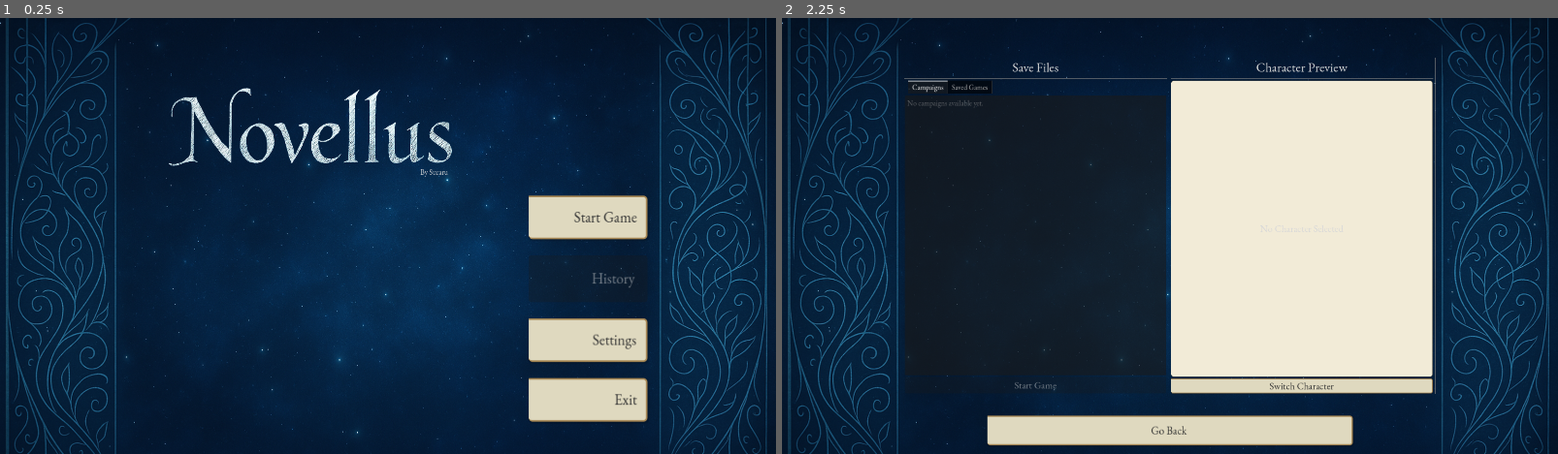
Above: before the commit, frames 1-2 (left to right).
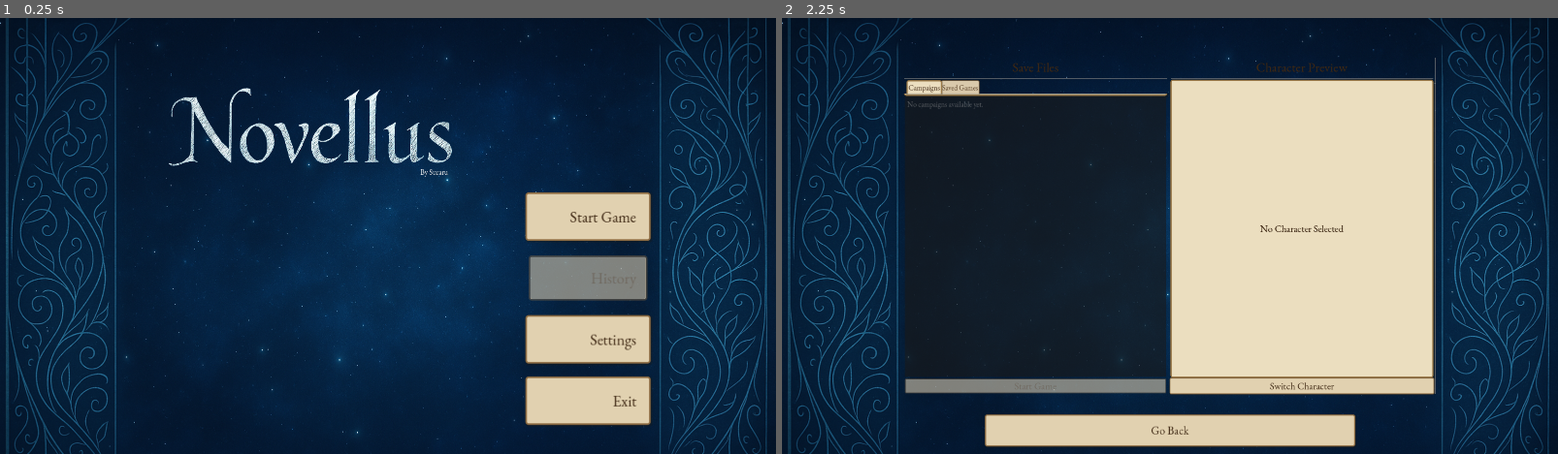
Above: after the commit, the same moments.

Repository: Suraru/Novellus
Game: Godot game, scene res://scenes/mainmenu/MainMenu.tscn
Same seed, same stepped clock (60 frames per second), same inputs: the game is played once before the commit and once after it.
Inputs:
- Up to frame 1 (0.25 s): no input
- Up to frame 2 (2.25 s): click "Start Game" at 0.5 s; click "Go Back" at 1.25 s; click "Start Game" at 2 s

The runs differ from the first frame. In frame 1, 3.1% of the frame differs, in the area x 54-84%, y 34-94%; in frame 2, 3.7%, in the area x 15-85%, y 10-99%.

Commit message:
Fixed theme

Diff:
--- a/assets/NovellusTheme.tres
+++ b/assets/NovellusTheme.tres
@@ -1,69 +1,280 @@
-[gd_resource type="Theme" load_steps=6 format=3 uid="uid://5mes334cago3"]
+[gd_resource type="Theme" load_steps=16 format=3 uid="uid://5mes334cago3"]
 
 [ext_resource type="FontFile" uid="uid://dmc53xp5sukvl" path="res://assets/EBGaramond-VariableFont_wght.ttf" id="EBGaramond-VariableFont_wght"]
 
+[sub_resource type="StyleBoxFlat" id="paper_button_disabled"]
+bg_color = Color(0.83, 0.78, 0.68, 0.6)
+border_width_left = 2
+border_width_top = 2
+border_width_right = 2
+border_width_bottom = 2
+border_color = Color(0.55, 0.42, 0.26, 0.4)
+corner_radius_top_left = 3
+corner_radius_top_right = 3
+corner_radius_bottom_right = 3
+corner_radius_bottom_left = 3
+
 [sub_resource type="StyleBoxFlat" id="paper_button_hover"]
-bg_color = Color(0.92157, 0.8902, 0.8, 1)
-border_width_top = 2
-border_width_right = 2
-border_width_bottom = 2
-border_color = Color(0.5, 0.4, 0.25, 1)
+bg_color = Color(0.93, 0.88, 0.76, 1)
+border_width_left = 2
+border_width_top = 2
+border_width_right = 2
+border_width_bottom = 2
+border_color = Color(0.65, 0.5, 0.3, 1)
+corner_radius_top_left = 3
+corner_radius_top_right = 3
+corner_radius_bottom_right = 3
+corner_radius_bottom_left = 3
+expand_margin_left = 4.0
+expand_margin_top = 2.0
+expand_margin_right = 4.0
+expand_margin_bottom = 2.0
+shadow_color = Color(0.12, 0.09, 0.04, 0.35)
+shadow_size = 3
+shadow_offset = Vector2(1, 1)
+
+[sub_resource type="StyleBoxFlat" id="paper_button_normal"]
+bg_color = Color(0.88, 0.82, 0.69, 1)
+border_width_left = 2
+border_width_top = 2
+border_width_right = 2
+border_width_bottom = 2
+border_color = Color(0.55, 0.42, 0.26, 1)
+corner_radius_top_left = 3
+corner_radius_top_right = 3
+corner_radius_bottom_right = 3
+corner_radius_bottom_left = 3
+expand_margin_left = 4.0
+expand_margin_top = 2.0
+expand_margin_right = 4.0
+expand_margin_bottom = 2.0
+shadow_color = Color(0.12, 0.09, 0.04, 0.3)
+shadow_size = 2
+shadow_offset = Vector2(1, 1)
+
+[sub_resource type="StyleBoxFlat" id="paper_button_pressed"]
+bg_color = Color(0.8, 0.75, 0.63, 1)
+border_width_left = 2
+border_width_top = 2
+border_width_right = 2
+border_width_bottom = 2
+border_color = Color(0.45, 0.32, 0.18, 1)
+corner_radius_top_left = 3
+corner_radius_top_right = 3
+corner_radius_bottom_right = 3
+corner_radius_bottom_left = 3
+expand_margin_left = 2.0
+expand_margin_top = 1.0
+expand_margin_right = 2.0
+expand_margin_bottom = 1.0
+shadow_color = Color(0.12, 0.09, 0.04, 0.2)
+shadow_size = 1
+
+[sub_resource type="StyleBoxFlat" id="scrollbar_grabber"]
+bg_color = Color(0.58, 0.45, 0.27, 0.85)
+corner_radius_top_left = 3
+corner_radius_top_right = 3
+corner_radius_bottom_right = 3
+corner_radius_bottom_left = 3
+
+[sub_resource type="StyleBoxFlat" id="scrollbar_background"]
+bg_color = Color(0.85, 0.79, 0.67, 0.5)
+corner_radius_top_left = 3
+corner_radius_top_right = 3
+corner_radius_bottom_right = 3
+corner_radius_bottom_left = 3
+
+[sub_resource type="StyleBoxFlat" id="line_edit_focus"]
+bg_color = Color(0.98, 0.95, 0.88, 1)
+border_width_left = 2
+border_width_top = 2
+border_width_right = 2
+border_width_bottom = 2
+border_color = Color(0.65, 0.5, 0.3, 1)
 corner_radius_top_left = 4
 corner_radius_top_right = 4
 corner_radius_bottom_right = 4
 corner_radius_bottom_left = 4
-shadow_color = Color(0, 0, 0, 0.3)
-shadow_size = 3
-shadow_offset = Vector2(1, 1)
-
-[sub_resource type="StyleBoxFlat" id="paper_button_normal"]
-bg_color = Color(0.87451, 0.85098, 0.74902, 1)
-border_width_top = 2
-border_width_right = 2
-border_width_bottom = 2
-border_color = Color(0.65098, 0.52549, 0.32549, 1)
+shadow_color = Color(0.12, 0.09, 0.04, 0.3)
+shadow_size = 2
+shadow_offset = Vector2(1, 1)
+
+[sub_resource type="StyleBoxFlat" id="line_edit_normal"]
+bg_color = Color(0.95, 0.91, 0.82, 1)
+border_width_left = 2
+border_width_top = 2
+border_width_right = 2
+border_width_bottom = 2
+border_color = Color(0.58, 0.45, 0.27, 0.85)
+corner_radius_top_left = 4
 corner_radius_top_right = 4
 corner_radius_bottom_right = 4
 corner_radius_bottom_left = 4
-shadow_color = Color(0, 0, 0, 0.2)
-shadow_size = 2
-shadow_offset = Vector2(1, 1)
-
-[sub_resource type="StyleBoxFlat" id="paper_button_pressed"]
-bg_color = Color(0.82353, 0.79608, 0.69804, 1)
-border_width_top = 2
-border_width_right = 2
-border_width_bottom = 2
-border_color = Color(0.4, 0.31373, 0.2, 1)
+shadow_color = Color(0.12, 0.09, 0.04, 0.2)
+shadow_size = 1
+shadow_offset = Vector2(1, 1)
+
+[sub_resource type="StyleBoxFlat" id="paper_panel"]
+bg_color = Color(0.92, 0.87, 0.75, 1)
+border_width_left = 3
+border_width_top = 3
+border_width_right = 3
+border_width_bottom = 3
+border_color = Color(0.6, 0.47, 0.28, 1)
+corner_radius_top_left = 5
+corner_radius_top_right = 5
+corner_radius_bottom_right = 5
+corner_radius_bottom_left = 5
+expand_margin_left = 2.0
+expand_margin_top = 2.0
+expand_margin_right = 2.0
+expand_margin_bottom = 2.0
+shadow_color = Color(0.12, 0.09, 0.04, 0.4)
+shadow_size = 4
+shadow_offset = Vector2(2, 2)
+
+[sub_resource type="StyleBoxFlat" id="scroll_container"]
+bg_color = Color(0.92, 0.87, 0.75, 1)
+border_width_left = 2
+border_width_top = 2
+border_width_right = 2
+border_width_bottom = 2
+border_color = Color(0.58, 0.45, 0.27, 0.85)
 corner_radius_top_left = 4
 corner_radius_top_right = 4
 corner_radius_bottom_right = 4
 corner_radius_bottom_left = 4
-shadow_color = Color(0, 0, 0, 0.4)
+
+[sub_resource type="StyleBoxFlat" id="tab_panel"]
+bg_color = Color(0.92, 0.87, 0.75, 1)
+border_width_left = 3
+border_width_right = 3
+border_width_bottom = 3
+border_color = Color(0.6, 0.47, 0.28, 1)
+corner_radius_bottom_right = 5
+corner_radius_bottom_left = 5
+expand_margin_left = 2.0
+expand_margin_right = 2.0
+expand_margin_bottom = 2.0
+shadow_color = Color(0.12, 0.09, 0.04, 0.4)
+shadow_size = 4
+shadow_offset = Vector2(2, 2)
+
+[sub_resource type="StyleBoxFlat" id="tab_hover"]
+bg_color = Color(0.88, 0.83, 0.71, 1)
+border_width_left = 2
+border_width_top = 2
+border_width_right = 2
+border_color = Color(0.58, 0.45, 0.27, 0.85)
+corner_radius_top_left = 4
+corner_radius_top_right = 4
+expand_margin_left = 1.0
+expand_margin_top = 1.0
+expand_margin_right = 1.0
+shadow_color = Color(0.12, 0.09, 0.04, 0.2)
+shadow_size = 2
+shadow_offset = Vector2(1, 0)
+
+[sub_resource type="StyleBoxFlat" id="tab_selected"]
+bg_color = Color(0.92, 0.87, 0.75, 1)
+border_width_left = 3
+border_width_top = 3
+border_width_right = 3
+border_color = Color(0.6, 0.47, 0.28, 1)
+corner_radius_top_left = 5
+corner_radius_top_right = 5
+expand_margin_left = 2.0
+expand_margin_top = 1.0
+expand_margin_right = 2.0
+shadow_color = Color(0.12, 0.09, 0.04, 0.25)
+shadow_size = 2
+shadow_offset = Vector2(1, 0)
+
+[sub_resource type="StyleBoxFlat" id="tab_unselected"]
+bg_color = Color(0.85, 0.79, 0.67, 1)
+border_width_left = 2
+border_width_top = 2
+border_width_right = 2
+border_color = Color(0.55, 0.42, 0.26, 0.7)
+corner_radius_top_left = 4
+corner_radius_top_right = 4
+expand_margin_left = 1.0
+expand_margin_top = 1.0
+expand_margin_right = 1.0
+shadow_color = Color(0.12, 0.09, 0.04, 0.15)
 shadow_size = 1
-
-[sub_resource type="StyleBoxFlat" id="paper_panel"]
-bg_color = Color(0.94902, 0.92157, 0.84314, 1)
-border_width_top = 1
-border_width_right = 1
-border_width_bottom = 1
-border_color = Color(0.65098, 0.52549, 0.32549, 0.5)
-corner_radius_top_left = 6
-corner_radius_top_right = 6
-corner_radius_bottom_right = 6
-corner_radius_bottom_left = 6
+shadow_offset = Vector2(1, 0)
 
 [resource]
 default_font = ExtResource("EBGaramond-VariableFont_wght")
 default_font_size = 18
-Button/colors/font_color = Color(0.2, 0.2, 0.2, 1)
-Button/colors/font_hover_color = Color(0, 0, 0, 1)
-Button/colors/font_pressed_color = Color(0.1, 0.1, 0.1, 1)
+Button/colors/font_color = Color(0.25, 0.16, 0.08, 1)
+Button/colors/font_disabled_color = Color(0.4, 0.35, 0.3, 0.6)
+Button/colors/font_focus_color = Color(0.25, 0.16, 0.08, 1)
+Button/colors/font_hover_color = Color(0.15, 0.08, 0.02, 1)
+Button/colors/font_hover_pressed_color = Color(0.35, 0.25, 0.15, 1)
+Button/colors/font_pressed_color = Color(0.35, 0.25, 0.15, 1)
+Button/constants/h_separation = 8
+Button/constants/outline_size = 0
+Button/font_sizes/font_size = 19
+Button/styles/disabled = SubResource("paper_button_disabled")
+Button/styles/focus = SubResource("paper_button_hover")
 Button/styles/hover = SubResource("paper_button_hover")
 Button/styles/normal = SubResource("paper_button_normal")
 Button/styles/pressed = SubResource("paper_button_pressed")
-Label/colors/font_color = Color(0.847474, 0.847474, 0.847474, 1)
+FlatButton/base_type = &"Button"
+FlatButton/styles/disabled = SubResource("paper_button_disabled")
+FlatButton/styles/focus = SubResource("paper_button_hover")
+FlatButton/styles/hover = SubResource("paper_button_hover")
+FlatButton/styles/normal = SubResource("paper_button_normal")
+FlatButton/styles/pressed = SubResource("paper_button_pressed")
+HScrollBar/styles/grabber = SubResource("scrollbar_grabber")
+HScrollBar/styles/grabber_highlight = SubResource("scrollbar_grabber")
+HScrollBar/styles/grabber_pressed = SubResource("scrollbar_grabber")
+HScrollBar/styles/scroll = SubResource("scrollbar_background")
+HScrollBar/styles/scroll_focus = SubResource("scrollbar_background")
+Label/colors/font_color = Color(0.25, 0.16, 0.08, 1)
+Label/colors/font_shadow_color = Color(0.12, 0.09, 0.04, 0.3)
+Label/constants/line_spacing = 3
+Label/constants/shadow_offset_x = 1
+Label/constants/shadow_offset_y = 1
+Label/constants/shadow_outline_size = 0
 Label/font_sizes/font_size = 18
-LineEdit/colors/font_color = Color(0.2, 0.2, 0.2, 1)
-LineEdit/styles/normal = SubResource("paper_panel")
+LineEdit/colors/caret_color = Color(0.25, 0.16, 0.08, 1)
+LineEdit/colors/clear_button_color = Color(0.25, 0.16, 0.08, 0.8)
+LineEdit/colors/clear_button_color_pressed = Color(0.35, 0.25, 0.15, 1)
+LineEdit/colors/font_color = Color(0.25, 0.16, 0.08, 1)
+LineEdit/colors/font_placeholder_color = Color(0.4, 0.35, 0.3, 0.6)
+LineEdit/colors/font_selected_color = Color(0.25, 0.16, 0.08, 1)
+LineEdit/colors/selection_color = Color(0.58, 0.45, 0.27, 0.5)
+LineEdit/font_sizes/font_size = 18
+LineEdit/styles/focus = SubResource("line_edit_focus")
+LineEdit/styles/normal = SubResource("line_edit_normal")
+LineEdit/styles/read_only = SubResource("line_edit_normal")
+Panel/styles/panel = SubResource("paper_panel")
 PanelContainer/styles/panel = SubResource("paper_panel")
+ScrollContainer/styles/panel = SubResource("scroll_container")
+TabContainer/colors/font_hover_color = Color(0.2, 0.12, 0.05, 1)
+TabContainer/colors/font_selected_color = Color(0.25, 0.16, 0.08, 1)
+TabContainer/colors/font_unselected_color = Color(0.35, 0.25, 0.15, 1)
+TabContainer/constants/side_margin = 6
+TabContainer/font_sizes/font_size = 18
+TabContainer/styles/panel = SubResource("tab_panel")
+TabContainer/styles/tab_hovered = SubResource("tab_hover")
+TabContainer/styles/tab_selected = SubResource("tab_selected")
+TabContainer/styles/tab_unselected = SubResource("tab_unselected")
+TextEdit/colors/background_color = Color(0.95, 0.91, 0.82, 1)
+TextEdit/colors/caret_color = Color(0.25, 0.16, 0.08, 1)
+TextEdit/colors/font_color = Color(0.25, 0.16, 0.08, 1)
+TextEdit/colors/font_placeholder_color = Color(0.4, 0.35, 0.3, 0.6)
+TextEdit/colors/font_selected_color = Color(0.25, 0.16, 0.08, 1)
+TextEdit/colors/selection_color = Color(0.58, 0.45, 0.27, 0.5)
+TextEdit/font_sizes/font_size = 18
+TextEdit/styles/focus = SubResource("line_edit_focus")
+TextEdit/styles/normal = SubResource("line_edit_normal")
+TextEdit/styles/read_only = SubResource("line_edit_normal")
+VScrollBar/styles/grabber = SubResource("scrollbar_grabber")
+VScrollBar/styles/grabber_highlight = SubResource("scrollbar_grabber")
+VScrollBar/styles/grabber_pressed = SubResource("scrollbar_grabber")
+VScrollBar/styles/scroll = SubResource("scrollbar_background")
+VScrollBar/styles/scroll_focus = SubResource("scrollbar_background")
--- a/scenes/mainmenu/MainMenu.tscn
+++ b/scenes/mainmenu/MainMenu.tscn
@@ -39,6 +39,7 @@
 offset_top = 99.0
 offset_right = 341.0
 offset_bottom = 124.0
+theme_override_colors/font_color = Color(1, 1, 1, 1)
 text = "By Suraru"
 
 [node name="VBoxContainer" type="VBoxContainer" parent="."]
